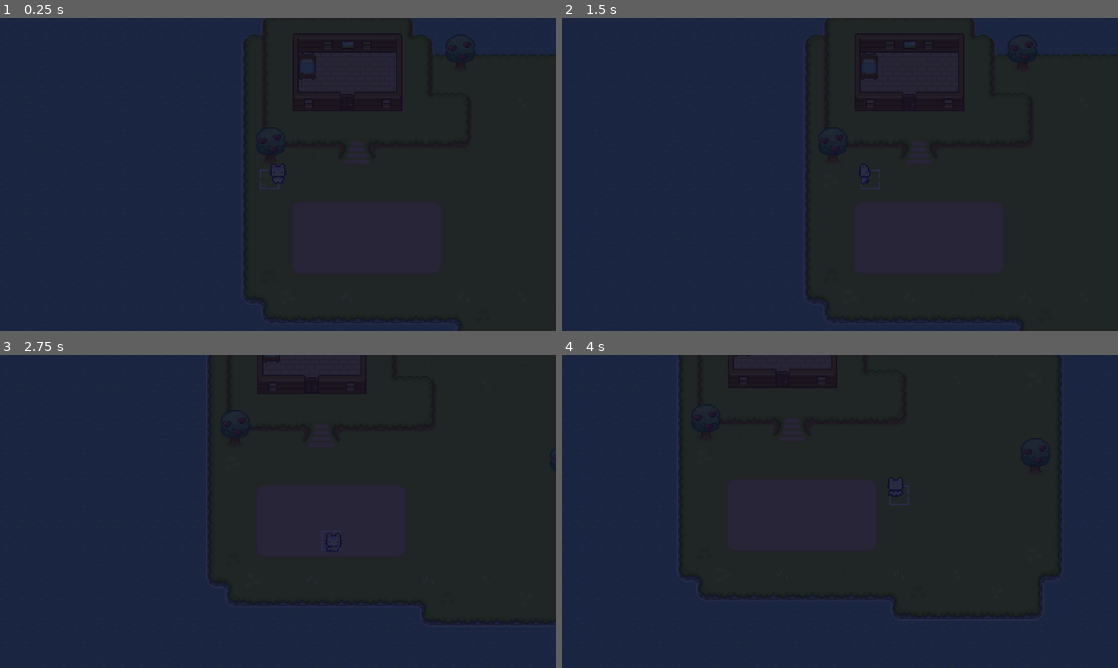
Above: before the commit, frames 1-4 (two rows, left to right).
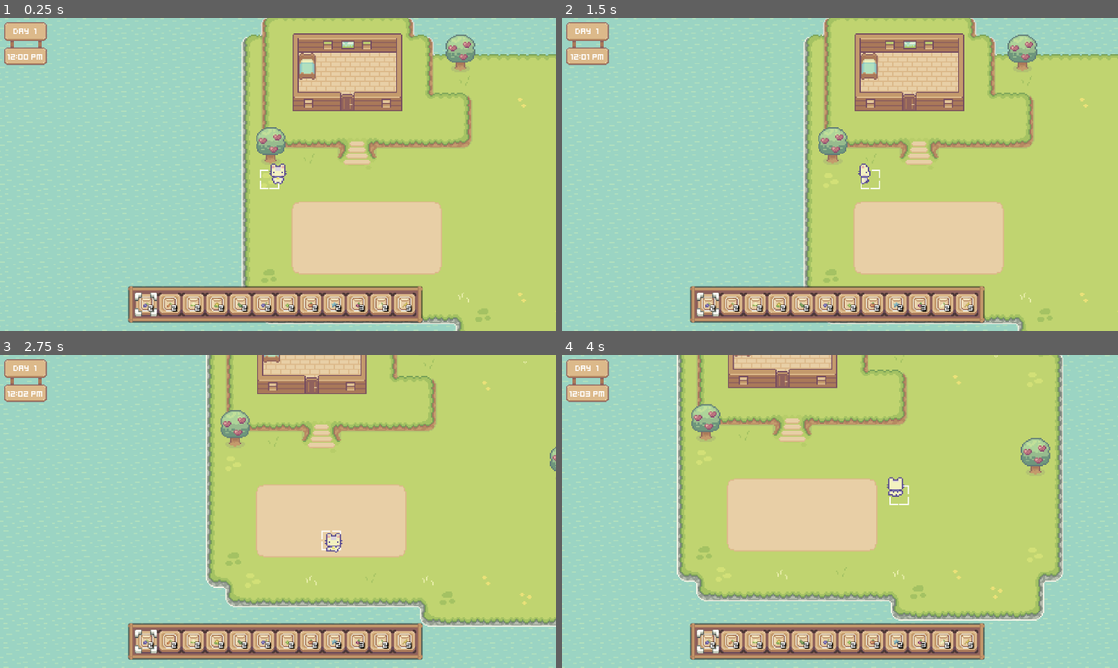
Above: after the commit, the same moments.

Repository: Tanaphat-Macx/MyGarden
Game: Godot game, scene res://World.tscn
Same seed, same stepped clock (60 frames per second), same inputs: the game is played once before the commit and once after it.
Inputs (mouse positions are in pixels of both pictures, inside the frame that each line leads up to):
- Up to frame 1 (0.25 s): no input
- Up to frame 2 (1.5 s): click (706, 305) at 0.52 s; hold D (move_right) from 1.28 s (still down); hold E (Interact) from 1.28 s (still down)
- Up to frame 3 (2.75 s): release D (move_right) at 2.03 s; release E (Interact) at 2.03 s; hold Down (move_down) from 2.03 s (still down); tap Space (plant_Seed) at 2.1 s
- Up to frame 4 (4 s): release Down (move_down) at 2.78 s; hold D (move_right) 2.78-3.53 s; hold E (Interact) 2.78-3.53 s; hold Up (move_up) from 3.53 s (still down); tap Space (plant_Seed) at 3.6 s

The runs differ from the first frame. In frame 1, 100% of the frame differs, in the area x 0-100%, y 0-100%; in frame 2, 100%; in frame 3, 100%; in frame 4, 100%.

Commit message:
update 1.2.3
- HUD

Diff:
--- a/Resource/seed_data.gd
+++ b/Resource/seed_data.gd
@@ -16,6 +16,7 @@
 func substract_quantity() -> void:
 	if seed_left():
 		vegetableDataResource.quantity -= 1
+
 	quanity_changed.emit(vegetableDataResource.quantity)
 
 func get_texture() -> Texture: #Return Image
--- a/Scene/UI/day_time_label.tscn
+++ b/Scene/UI/day_time_label.tscn
@@ -1,7 +1,16 @@
-[gd_scene load_steps=3 format=3 uid="uid://dqkv0h7ro8a2o"]
+[gd_scene load_steps=6 format=3 uid="uid://dqkv0h7ro8a2o"]
 
 [ext_resource type="Script" path="res://Scripts/UI/day_time_label.gd" id="1_ehk5v"]
 [ext_resource type="Texture2D" uid="uid://cw0w2uv4l7m7f" path="res://Asset/UI/Sprite sheet for Basic Pack.png" id="1_j8a5g"]
+[ext_resource type="FontFile" uid="uid://bxv1q2i8gv11u" path="res://Asset/UI/Font/Kenney Mini Square.ttf" id="3_8cry2"]
+
+[sub_resource type="LabelSettings" id="LabelSettings_qp71b"]
+font = ExtResource("3_8cry2")
+font_size = 20
+
+[sub_resource type="LabelSettings" id="LabelSettings_8c01e"]
+font = ExtResource("3_8cry2")
+font_size = 20
 
 [node name="DayTimeLabel" type="Control"]
 layout_mode = 3
@@ -37,6 +46,7 @@
 unique_name_in_owner = true
 layout_mode = 2
 text = "  Day   1"
+label_settings = SubResource("LabelSettings_qp71b")
 horizontal_alignment = 1
 metadata/_edit_lock_ = true
 
@@ -44,5 +54,6 @@
 unique_name_in_owner = true
 layout_mode = 2
 text = "12:00  am"
+label_settings = SubResource("LabelSettings_8c01e")
 horizontal_alignment = 1
 metadata/_edit_lock_ = true
--- a/Scene/UI/slot_container.tscn
+++ b/Scene/UI/slot_container.tscn
@@ -22,5 +22,6 @@
 anchor_bottom = 1.0
 grow_horizontal = 2
 grow_vertical = 2
+focus_mode = 0
 
 [connection signal="button_down" from="ButtonHolder/TextureButton" to="." method="_on_texture_button_button_down"]
--- a/Scripts/Components/Grid_Helper.gd
+++ b/Scripts/Components/Grid_Helper.gd
@@ -1,13 +1,16 @@
 class_name GridHelper
 extends TileMap
 
+@onready var hud: CanvasLayer = $"../HUD"
 @export var player: CharacterBody2D
 @export var grid_helper: Sprite2D
-@export var currentSeed: PackedScene
+@export var currentSeed: SeedData
 
 var plantedVetgetables: Dictionary = {}
 #var plantedFlowers: Dictionary = {}
 
+func _ready() -> void:
+	Global_AutoLoad.seed_changed.connect(_on_seed_changed)
 
 func _physics_process(delta: float) -> void:
 	var playerMapCoord = local_to_map(player.position)
@@ -24,13 +27,12 @@
 		return
 	if tile.get_custom_data("Garden"):
 		if not plantedVetgetables.has(cellLocalCoord):
+			currentSeed.substract_quantity()
 			plant_seed(cellLocalCoord)
 		elif is_havestable(cellLocalCoord):
 			harvest_plant(cellLocalCoord)
 	else:
 		print("No tile data found for cell")
-
-
 
 func harvest_plant(key) -> void:
 	var plant: Vetgetable = plantedVetgetables.get(key)
@@ -46,7 +48,12 @@
 
 
 func plant_seed(coord) -> void:
-	var plant = currentSeed.instantiate()
+	var plant = currentSeed.vegetableScene.instantiate()
 	get_node("Game/Plant/Vetgetables").add_child(plant)
 	plantedVetgetables[coord] = plant
 	plant.global_position = map_to_local(coord)
+
+
+func _on_seed_changed(new_seed) -> void:
+	print("_on_seed_changed function")
+	currentSeed = new_seed
--- a/Scripts/UI/inventory.gd
+++ b/Scripts/UI/inventory.gd
@@ -7,7 +7,7 @@
 @onready var grid: GridContainer = $MarginContainer/Grid
 @onready var select_texture: TextureRect = $MarginContainer/selectTexture
 
-func _ready() -> void:
+func _ready():
 	grid.columns = seedResource.get_size()
 	add_new_slot(seedResource.get_seed_list())
 
@@ -15,7 +15,10 @@
 	for child in seedArray:
 		instant_slot(child)
 
+	var firstSlot = grid.get_child(0)
 
+	Global_AutoLoad.emit_signal("seed_changed", firstSlot.seedDataResource)
+	changed_selected_slot(firstSlot.position)
 
 func _on_slot_selected(value) -> void:
 	changed_selected_slot(value)
--- a/Scripts/UI/slot_container.gd
+++ b/Scripts/UI/slot_container.gd
@@ -14,7 +14,7 @@
 	item_info.set_item_info(seedDataResource.get_texture(), seedDataResource.get_quantity())
 
 func _on_texture_button_button_down() -> void:
-	if  seedDataResource.seed_left():
+	if seedDataResource != null and seedDataResource.seed_left():
 		Global_AutoLoad.emit_signal("seed_changed", seedDataResource)
 		emit_signal("slot_selected", position)
 
--- a/World.gd
+++ b/World.gd
@@ -7,7 +7,7 @@
 @onready var daylight: CanvasModulate = %Daylight
 @onready var waterlight: CanvasModulate = %Water
 
-@onready var day_time_label: Control = $CanvasLayer/DayTimeLabel
+@onready var day_time_label: Control = $HUD/DayTimeLabel
 @export var gradient: GradientTexture1D
 
 @export var INGAME_SPEED = 1.0
@@ -23,14 +23,15 @@
 
 
 func _ready() -> void:
+	#DayTime
 	daylight.visible = true
 	waterlight.visible = true
 
 	time = INGAME_TO_REAL_MINUTE_DURATION * INITIAL_HOUR * MINITES_PER_HOUR
 	time_tick.connect(day_time_label.set_daytime)
 
-# Called every frame. 'delta' is the elapsed time since the previous frame.
 func _process(delta: float) -> void:
+	#DayTime
 	time += delta * INGAME_TO_REAL_MINUTE_DURATION * INGAME_SPEED
 	var value = (sin(time - PI / 2 ) + 1.0) / 2.0
 	daylight.color = gradient.gradient.sample(value)
--- a/World.tscn
+++ b/World.tscn
@@ -8,212 +8,19 @@
 [ext_resource type="PackedScene" uid="uid://bq30tt7uunqa2" path="res://Scene/player.tscn" id="2_cl1jv"]
 [ext_resource type="Texture2D" uid="uid://7uexixlq4wvv" path="res://Asset/Objects/grid_selector copy.png" id="2_jk1ba"]
 [ext_resource type="Script" path="res://Scripts/Components/Grid_Helper.gd" id="2_pdn6r"]
-[ext_resource type="PackedScene" uid="uid://d1u5quxjkrsh0" path="res://Scene/Vegetable/Carrot.tscn" id="3_7lx8x"]
 [ext_resource type="Texture2D" uid="uid://f7wye47l1pl2" path="res://Asset/Tilesets/ground tiles/Bitmask references 2.png" id="4_mo2hl"]
 [ext_resource type="PackedScene" uid="uid://v5h014milmod" path="res://Scene/InteractionArea/Object/bed.tscn" id="6_8gdpb"]
 [ext_resource type="Texture2D" uid="uid://cpy2ucr5dqqgp" path="res://Asset/Tilesets/ground tiles/New tiles/TILE LAYER EXAMPLE.png" id="8_1img6"]
 [ext_resource type="Texture2D" uid="uid://bknxb0x1a6s3k" path="res://Asset/Tilesets/ground tiles/New tiles/TILES PREVIEW v.2.png" id="9_wlwwb"]
 [ext_resource type="Texture2D" uid="uid://c00dcaemgqb6v" path="res://Asset/Tilesets/ground tiles/New tiles/TILES PREVIEW.png" id="10_e4oq3"]
-[ext_resource type="Texture2D" uid="uid://c053nkvbg7krt" path="res://Asset/Objects/Items/Seed bags/Empty_bag.tres" id="12_i1bko"]
-[ext_resource type="Texture2D" uid="uid://dcbkk756nf5hk" path="res://Asset/Objects/Items/Seed bags/Corn.tres" id="13_5yp06"]
-[ext_resource type="Texture2D" uid="uid://b0537lls2n3w5" path="res://Asset/Objects/Items/Seed bags/Cucumber.tres" id="13_b7yey"]
-[ext_resource type="Texture2D" uid="uid://dyps3x3q4nv5p" path="res://Asset/Objects/Items/Seed bags/Carrot.tres" id="14_4vig6"]
-[ext_resource type="Texture2D" uid="uid://df82jktdvxed6" path="res://Asset/Objects/Items/Seed bags/Cauliflower.tres" id="15_a6t21"]
-[ext_resource type="Texture2D" uid="uid://bfot7xl7kh0ro" path="res://Asset/Objects/Items/Seed bags/Tomato.tres" id="16_e2kku"]
-[ext_resource type="Texture2D" uid="uid://c7kl2ufyweb2u" path="res://Asset/Objects/Items/Seed bags/Eggplant.tres" id="17_ii75y"]
-[ext_resource type="Texture2D" uid="uid://ca1b8qsukql6m" path="res://Asset/Objects/Items/Seed bags/Tulip.tres" id="18_24lju"]
-[ext_resource type="Texture2D" uid="uid://dq4xwcwltgaek" path="res://Asset/Objects/Items/Seed bags/IcebergSalat.tres" id="19_i0u6l"]
-[ext_resource type="Texture2D" uid="uid://dbova6bdurv3f" path="res://Asset/Objects/Items/Seed bags/Wheat.tres" id="20_1cegq"]
-[ext_resource type="Texture2D" uid="uid://dhdasq0eirg4v" path="res://Asset/Objects/Items/Seed bags/Pumpkin.tres" id="21_pj4pp"]
-[ext_resource type="Texture2D" uid="uid://c7sb601xm6shf" path="res://Asset/Objects/Items/Seed bags/Turnip.tres" id="22_wrc23"]
-[ext_resource type="Texture2D" uid="uid://irnp0xh5at40" path="res://Asset/Objects/Items/Seed bags/Rose.tres" id="23_pfaci"]
-[ext_resource type="Texture2D" uid="uid://cfar00mknw67e" path="res://Asset/Objects/Items/Seed bags/Beetroot.tres" id="24_gb6kq"]
-[ext_resource type="Texture2D" uid="uid://bxdpvmsuiap7j" path="res://Asset/Objects/Items/Seed bags/Starfruit.tres" id="25_6mdkf"]
-[ext_resource type="Texture2D" uid="uid://do8ym0rd4ttnq" path="res://Asset/Objects/Items/Eggs/Normal_egg.tres" id="27_6woa8"]
-[ext_resource type="Texture2D" uid="uid://d1yc133g8qrqq" path="res://Asset/Objects/Items/Eggs/Gray_egg.tres" id="28_s7irb"]
-[ext_resource type="Texture2D" uid="uid://be3rfv0x5f5gt" path="res://Asset/Objects/Items/Eggs/Pink_egg.tres" id="29_u0m2j"]
-[ext_resource type="Texture2D" uid="uid://dyggapvvegdyy" path="res://Asset/Objects/Items/Eggs/Green_egg.tres" id="30_oih3x"]
-[ext_resource type="Texture2D" uid="uid://b25i6vbh36kq2" path="res://Asset/Objects/Items/Eggs/Blue_egg.tres" id="31_5k87b"]
-[ext_resource type="Texture2D" uid="uid://c30pnw1wukv2g" path="res://Asset/Objects/Items/Fruits/Apple.tres" id="32_w4awm"]
-[ext_resource type="Texture2D" uid="uid://dcr0r7fb3ahxl" path="res://Asset/Objects/Items/Fruits/Strawberry.tres" id="33_88xsv"]
-[ext_resource type="Texture2D" uid="uid://d245dqg8g88q3" path="res://Asset/Objects/Items/Fruits/Orange.tres" id="34_kkvte"]
-[ext_resource type="Texture2D" uid="uid://c4xri3xwel4do" path="res://Asset/Objects/Items/Fruits/Grape.tres" id="35_v0n3o"]
-[ext_resource type="Texture2D" uid="uid://ixjo8pd1rowr" path="res://Asset/Objects/Items/Fruits/Pair.tres" id="36_pb4xe"]
-[ext_resource type="Texture2D" uid="uid://kwe5mhtty0sm" path="res://Asset/Objects/Items/Fruits/Blueberry.tres" id="37_7v6tu"]
-[ext_resource type="Texture2D" uid="uid://df7sdsguvamn1" path="res://Asset/Objects/Items/Fruits/Peach.tres" id="38_bgug1"]
-[ext_resource type="Texture2D" uid="uid://dd32fov4la08d" path="res://Asset/Objects/Items/Vegetable/Corn.tres" id="39_cowqu"]
-[ext_resource type="Texture2D" uid="uid://brw2j5v2egndr" path="res://Asset/Objects/Items/Vegetable/Carrot.tres" id="40_kcs2d"]
-[ext_resource type="Texture2D" uid="uid://djk6qrg1v2ssp" path="res://Asset/Objects/Items/Vegetable/Cauliflower.tres" id="41_b4vyd"]
-[ext_resource type="Texture2D" uid="uid://dhgoqpohpat8j" path="res://Asset/Objects/Items/Vegetable/Tomato.tres" id="42_si8iw"]
-[ext_resource type="Texture2D" uid="uid://cgwu5gufr4nth" path="res://Asset/Objects/Items/Vegetable/Eggplant.tres" id="43_1c2ax"]
-[ext_resource type="Texture2D" uid="uid://bq020x3siuc58" path="res://Asset/Objects/Items/Vegetable/Tulip.tres" id="44_ciqtn"]
-[ext_resource type="Texture2D" uid="uid://bf0tpqcfa7emq" path="res://Asset/Objects/Items/Vegetable/IcebergSalat.tres" id="45_qtphb"]
-[ext_resource type="Texture2D" uid="uid://dsqvy5n7r4rfr" path="res://Asset/Objects/Items/Vegetable/Wheat.tres" id="46_gjnla"]
-[ext_resource type="Texture2D" uid="uid://bhucnq7qxf1kb" path="res://Asset/Objects/Items/Vegetable/Pumpkin.tres" id="47_jlc2d"]
-[ext_resource type="Texture2D" uid="uid://b7h7j2hroaqk5" path="res://Asset/Objects/Items/Vegetable/Turnip.tres" id="48_a4232"]
-[ext_resource type="Texture2D" uid="uid://devn2a8p6dci" path="res://Asset/Objects/Items/Vegetable/Rose.tres" id="49_126vc"]
-[ext_resource type="Texture2D" uid="uid://ckdntw54dw3h5" path="res://Asset/Objects/Items/Vegetable/Beetroot.tres" id="50_byls0"]
-[ext_resource type="Texture2D" uid="uid://s1mhrnqf31wq" path="res://Asset/Objects/Items/Vegetable/Starfruit.tres" id="51_h5ird"]
-[ext_resource type="Texture2D" uid="uid://b7vysqdl4kh1m" path="res://Asset/Objects/Items/Vegetable/Cucumber.tres" id="52_pt7hu"]
+[ext_resource type="PackedScene" uid="uid://dqkv0h7ro8a2o" path="res://Scene/UI/day_time_label.tscn" id="16_4017q"]
+[ext_resource type="PackedScene" uid="uid://41fslbek2g2q" path="res://Scene/UI/inventory.tscn" id="17_wtomw"]
 [ext_resource type="PackedScene" uid="uid://dcx7c0mja5ne0" path="res://Scene/Animation/door_house.tscn" id="53_7cwal"]
 [ext_resource type="PackedScene" uid="uid://qvlr0d6nsfyp" path="res://Scene/Animation/apple_tree.tscn" id="54_y62pj"]
-[ext_resource type="PackedScene" uid="uid://dqkv0h7ro8a2o" path="res://Scene/UI/day_time_label.tscn" id="58_2vt77"]
-
-[sub_resource type="SpriteFrames" id="SpriteFrames_vt552"]
-animations = [{
-"frames": [{
-"duration": 1.0,
-"texture": ExtResource("12_i1bko")
-}, {
-"duration": 1.0,
-"texture": ExtResource("13_5yp06")
-}, {
-"duration": 1.0,
-"texture": ExtResource("14_4vig6")
-}, {
-"duration": 1.0,
-"texture": ExtResource("15_a6t21")
-}, {
-"duration": 1.0,
-"texture": ExtResource("16_e2kku")
-}, {
-"duration": 1.0,
-"texture": ExtResource("17_ii75y")
-}, {
-"duration": 1.0,
-"texture": ExtResource("18_24lju")
-}, {
-"duration": 1.0,
-"texture": ExtResource("19_i0u6l")
-}, {
-"duration": 1.0,
-"texture": ExtResource("20_1cegq")
-}, {
-"duration": 1.0,
-"texture": ExtResource("21_pj4pp")
-}, {
-"duration": 1.0,
-"texture": ExtResource("22_wrc23")
-}, {
-"duration": 1.0,
-"texture": ExtResource("23_pfaci")
-}, {
-"duration": 1.0,
-"texture": ExtResource("24_gb6kq")
-}, {
-"duration": 1.0,
-"texture": ExtResource("25_6mdkf")
-}, {
-"duration": 1.0,
-"texture": ExtResource("13_b7yey")
-}],
-"loop": true,
-"name": &"new_animation",
-"speed": 5.0
-}, {
-"frames": [{
-"duration": 1.0,
-"texture": ExtResource("27_6woa8")
-}, {
-"duration": 1.0,
-"texture": ExtResource("28_s7irb")
-}, {
-"duration": 1.0,
-"texture": ExtResource("29_u0m2j")
-}, {
-"duration": 1.0,
-"texture": ExtResource("30_oih3x")
-}, {
-"duration": 1.0,
-"texture": ExtResource("31_5k87b")
-}],
-"loop": true,
-"name": &"new_animation_1",
-"speed": 5.0
-}, {
-"frames": [{
-"duration": 1.0,
-"texture": ExtResource("32_w4awm")
-}, {
-"duration": 1.0,
-"texture": ExtResource("33_88xsv")
-}, {
-"duration": 1.0,
-"texture": ExtResource("34_kkvte")
-}, {
-"duration": 1.0,
-"texture": ExtResource("35_v0n3o")
-}, {
-"duration": 1.0,
-"texture": ExtResource("36_pb4xe")
-}, {
-"duration": 1.0,
-"texture": ExtResource("37_7v6tu")
-}, {
-"duration": 1.0,
-"texture": ExtResource("38_bgug1")
-}],
-"loop": true,
-"name": &"new_animation_2",
-"speed": 5.0
-}, {
-"frames": [{
-"duration": 1.0,
-"texture": ExtResource("39_cowqu")
-}, {
-"duration": 1.0,
-"texture": ExtResource("40_kcs2d")
-}, {
-"duration": 1.0,
-"texture": ExtResource("41_b4vyd")
-}, {
-"duration": 1.0,
-"texture": ExtResource("42_si8iw")
-}, {
-"duration": 1.0,
-"texture": ExtResource("43_1c2ax")
-}, {
-"duration": 1.0,
-"texture": ExtResource("44_ciqtn")
-}, {
-"duration": 1.0,
-"texture": ExtResource("45_qtphb")
-}, {
-"duration": 1.0,
-"texture": ExtResource("46_gjnla")
-}, {
-"duration": 1.0,
-"texture": ExtResource("47_jlc2d")
-}, {
-"duration": 1.0,
-"texture": ExtResource("48_a4232")
-}, {
-"duration": 1.0,
-"texture": ExtResource("49_126vc")
-}, {
-"duration": 1.0,
-"texture": ExtResource("50_byls0")
-}, {
-"duration": 1.0,
-"texture": ExtResource("51_h5ird")
-}, {
-"duration": 1.0,
-"texture": ExtResource("52_pt7hu")
-}],
-"loop": true,
-"name": &"new_animation_3",
-"speed": 5.0
-}, {
-"frames": [],
-"loop": true,
-"name": &"new_animation_4",
-"speed": 5.0
-}]
 
 [node name="World" type="Node2D"]
 script = ExtResource("1_o5744")
 gradient = ExtResource("2_41trm")
-INITIAL_HOUR = 24
 
 [node name="Daylight" type="CanvasModulate" parent="."]
 unique_name_in_owner = true
@@ -243,7 +50,6 @@
 script = ExtResource("2_pdn6r")
 player = NodePath("Game/Player")
 grid_helper = NodePath("Game/GridHelper")
-currentSeed = ExtResource("3_7lx8x")
 
 [node name="Game" type="Node2D" parent="GroundTiles"]
 y_sort_enabled = true
@@ -321,15 +127,21 @@
 position = Vector2(704, 856)
 texture = ExtResource("10_e4oq3")
 
-[node name="AnimatedSprite2D" type="AnimatedSprite2D" parent="."]
-visible = false
-sprite_frames = SubResource("SpriteFrames_vt552")
-animation = &"new_animation_4"
+[node name="HUD" type="CanvasLayer" parent="."]
 
-[node name="CanvasLayer" type="CanvasLayer" parent="."]
-visible = false
+[node name="DayTimeLabel" parent="HUD" instance=ExtResource("16_4017q")]
 
-[node name="DayTimeLabel" parent="CanvasLayer" instance=ExtResource("58_2vt77")]
+[node name="Inventory" parent="HUD" instance=ExtResource("17_wtomw")]
+anchors_preset = 7
+anchor_left = 0.5
+anchor_top = 1.0
+anchor_right = 0.5
+anchor_bottom = 1.0
+offset_left = -140.0
+offset_top = -90.0
+offset_right = -98.0
+offset_bottom = -47.0
+grow_horizontal = 2
+grow_vertical = 0
 
-[connection signal="time_tick" from="." to="CanvasLayer/DayTimeLabel" method="_on_world_time_tick"]
 [connection signal="plantSeed" from="GroundTiles/Game/Player" to="GroundTiles" method="_on_player_plant_seed"]
Not shown: 1 places in World.tscn that only renumber resources
